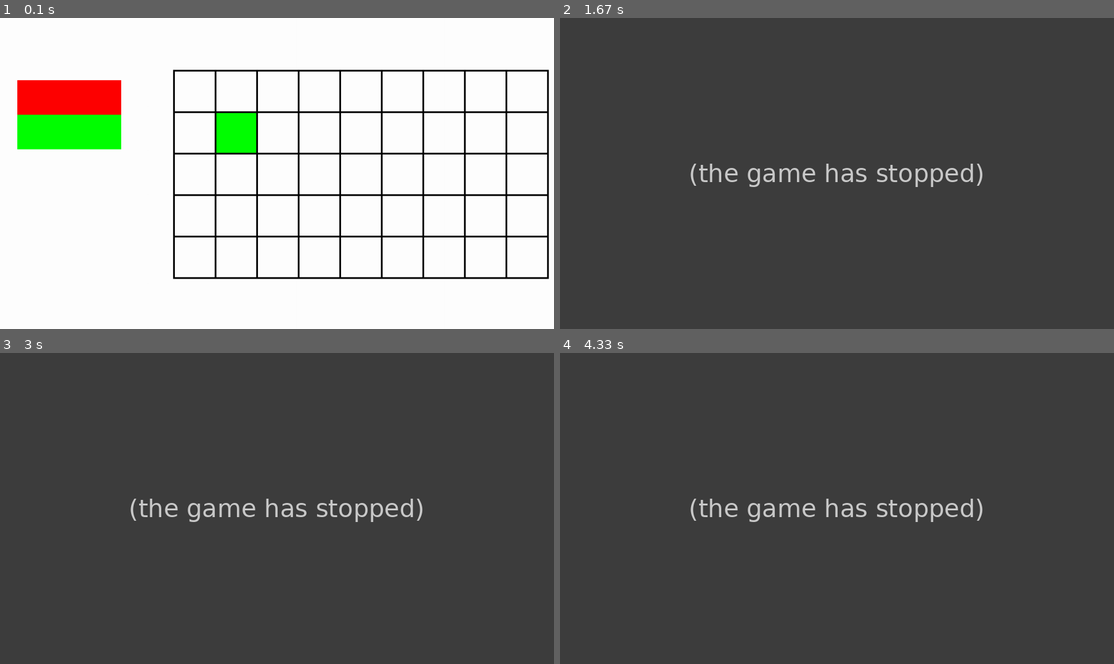
Above: before the commit, frames 1-4 (two rows, left to right).
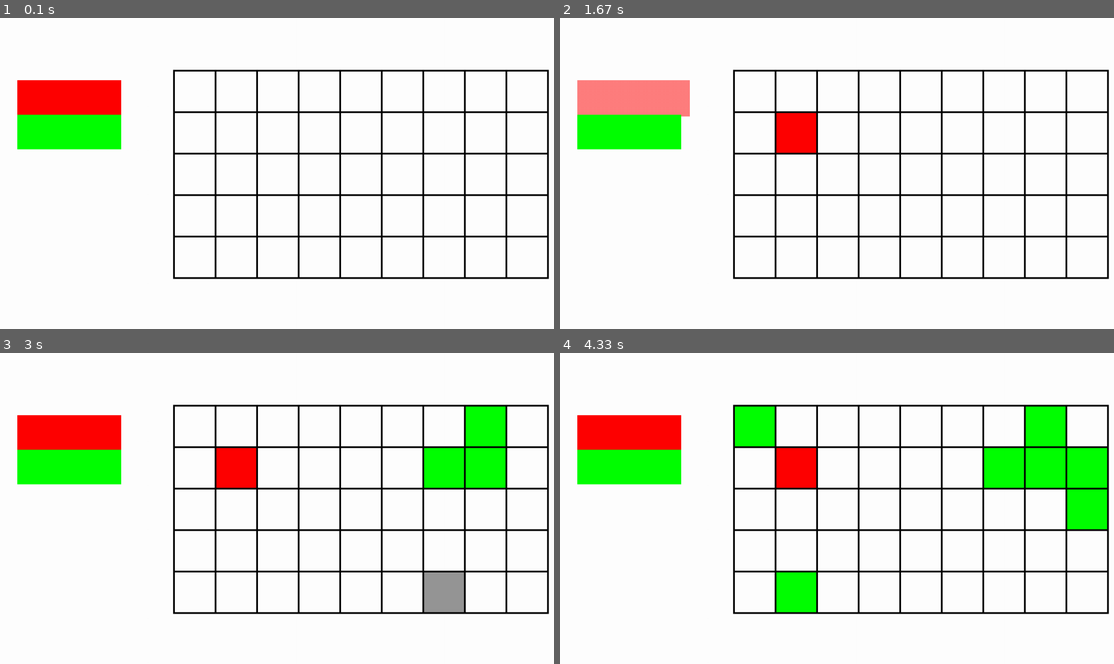
Above: after the commit, the same moments.

Repository: vocaz/pygametowerdefense
Game: pygame game, started from main.py
Two runs of this game, one before a commit and one after it. Both use one fixed random seed, a clock stepped at 60 frames per second and the inputs below.
Inputs (mouse positions are in pixels of both pictures, inside the frame that each line leads up to):
- Up to frame 1 (0.1 s): no input
- Up to frame 2 (1.67 s): tap 1 at 0.33 s; press the mouse at (792, 133) at 0.7 s; move the mouse to (837, 185) at 0.8 s; release the mouse at (875, 238) at 0.93 s; tap Space at 1 s; click (626, 95) at 1.38 s
- Up to frame 3 (3 s): tap 2 at 1.67 s; press the mouse at (443, 468) at 2.03 s; move the mouse to (315, 533) at 2.13 s; release the mouse at (193, 598) at 2.27 s; press the mouse at (481, 468) at 2.37 s; move the mouse to (288, 436) at 2.47 s; release the mouse at (94, 412) at 2.6 s; press the mouse at (481, 424) at 2.7 s; move the mouse to (465, 505) at 2.8 s; release the mouse at (448, 583) at 2.93 s
- Up to frame 4 (4.33 s): press the mouse at (753, 424) at 3.03 s; move the mouse to (892, 436) at 3.13 s; release the mouse at (1030, 446) at 3.27 s; press the mouse at (792, 592) at 3.37 s; move the mouse to (770, 598) at 3.47 s; release the mouse at (742, 608) at 3.6 s; press the mouse at (1086, 508) at 3.7 s; move the mouse to (992, 530) at 3.8 s; release the mouse at (903, 552) at 3.93 s; press the mouse at (1086, 468) at 4.03 s; move the mouse to (886, 436) at 4.13 s; release the mouse at (681, 405) at 4.27 s

The runs differ from the first frame. In frame 1, 1.0% of the frame differs, in the area x 39-47%, y 30-44%; in frame 2, 99%; in frame 3, 99%; in frame 4, 99%, in the area x 0-100%, y 0-100%.
Error before the commit: NameError: name 'print_grid' is not defined (main.py line 129); the game stopped at 1 s (later frames are placeholders)

Commit message:
Update main.py

Diff:
--- a/main.py
+++ b/main.py
@@ -2,6 +2,7 @@
 import gc
 from pygame.locals import *
 from towers import *
+click = 0
 pygame.init()
 size = 1
 scalingdirection = 1
@@ -36,6 +37,7 @@
 
 def check_towerselection():
     y = 0
+    global current_tower
     global size
     global scalingdirection
     button_rect = 0
@@ -58,8 +60,9 @@
                 size -= 0.005
             if size <= 1:
                 scalingdirection = 1
-            print(size)
-            print(scalingdirection)
+            if click == 1:
+                current_tower = towertype
+                print(current_tower)
         else:
             button_surf.set_alpha(255)
         realwindow.blit(button_surf,button_rect)
@@ -70,6 +73,7 @@
         hovered = False
         x = 0
         for tile in row:
+            cords = {"x":x,"y":y}
             tile_rect = pygame.Rect((x*24) + 100, (y*24) + 30, 24, 24)
             if tile_rect.collidepoint(mouse_pos[0], mouse_pos[1]):
                 hovered = True
@@ -78,24 +82,14 @@
                     pygame.draw.rect(realwindow,(150,150,150),tile_rect)
                 else:
                     pygame.draw.rect(realwindow,white,tile_rect)
-            if tile == 1:
+            if isinstance(tile,Tower):
                 if hovered == True:
-                    pygame.draw.rect(realwindow,darken_colour(red),tile_rect)
+                    pygame.draw.rect(realwindow,darken_colour(tile.colour),tile_rect)
                 else:
-                    pygame.draw.rect(realwindow,red,tile_rect)
-            if tile == 2:
-                if hovered == True:
-                    pygame.draw.rect(realwindow,darken_colour(green),tile_rect)
-                else:
-                    pygame.draw.rect(realwindow,green,tile_rect)
-            if tile == 3:
-                if hovered == True:
-                    pygame.draw.rect(realwindow,darken_colour(blue),tile_rect)
-                else:
-                    pygame.draw.rect(realwindow,blue,tile_rect)
+                    pygame.draw.rect(realwindow,tile.colour,tile_rect)
             if hovered == True:
-                if pygame.mouse.get_pressed()[0]:
-                    grid[y][x] = current_tower
+                if click == 1:
+                    grid[y][x] = current_tower(cords)
             hovered = False
             x += 1
         y += 1
@@ -106,14 +100,11 @@
 
 running = True
 while running == True:
+    click = 0
     deltatime = clock.tick(60)
     realwindow.fill((255,255,255))
     mouse_pos = pygame.mouse.get_pos()
     mouse_pos = (mouse_pos[0]*(320/scaledlength), mouse_pos[1]*(180/scaledheight))
-    check_towerselection()
-    update_grid(grid)
-    scaledwindow.blit(pygame.transform.scale(realwindow, (scaledlength,scaledheight)), position)
-    pygame.display.update()
     for event in pygame.event.get():
         if event.type == pygame.QUIT:
             realwindow.fill((0,0,0))
@@ -126,14 +117,20 @@
             running = False
         elif event.type == pygame.KEYDOWN:
             if event.key == pygame.K_SPACE:
-                print_grid(grid)
+                print(Tower.instances)
             elif event.key == pygame.K_r:
                 grid = reset_grid()
                 print_grid(grid)
             elif event.key == pygame.K_1:
-                current_tower = 1
+                current_tower = testRed
             elif event.key == pygame.K_2:
-                current_tower = 2
+                current_tower = testGreen
             elif event.key == pygame.K_3:
                 current_tower = 3
+        if event.type == pygame.MOUSEBUTTONDOWN and event.button == 1:
+            click = 1
+    check_towerselection()
+    update_grid(grid)
+    scaledwindow.blit(pygame.transform.scale(realwindow, (scaledlength,scaledheight)), position)
+    pygame.display.update()
 pygame.quit()
